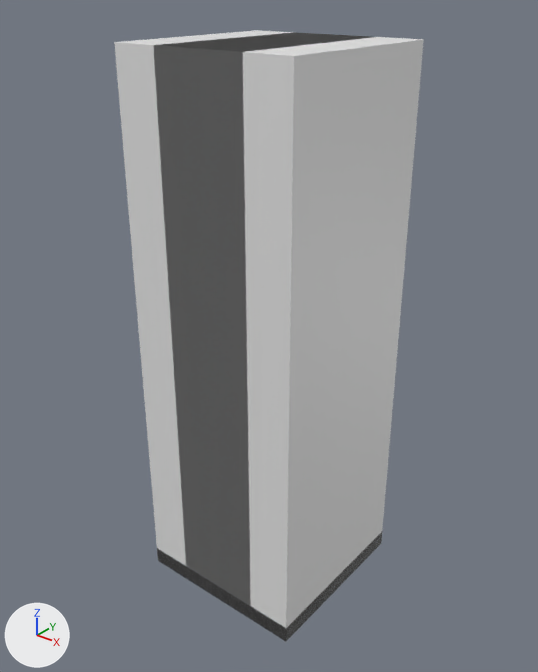
One commit to the Blender file space_colony_ship.blend: the scene before it, then after it.
Both versions are drawn from a 50 mm camera at (2.26, -2.85, 3.27) aimed at (-0.01, -0.01, 1.51). Arrows for +X, +Y and +Z are at lower left; the lights stay in place.

Names of what the first picture shows: 'door_00-col', 'floor_00-col', 'wall_00-col'.
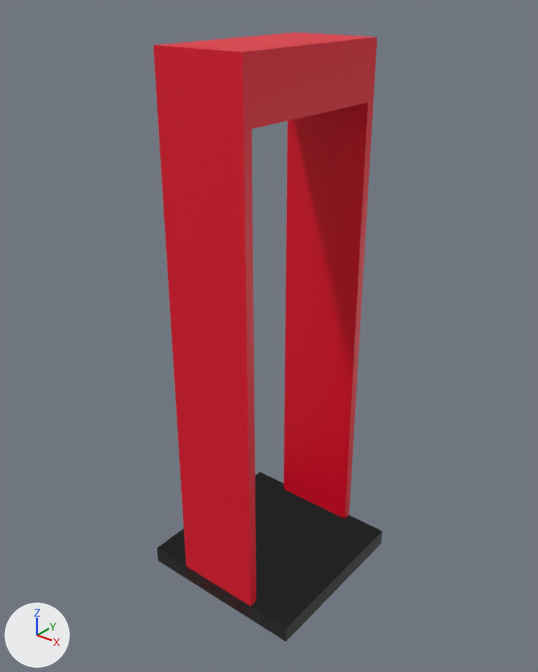
What differs and where, as boxes (x1, y1, x2, y2) in the pictures (538 x 672 px):
'wall_00-col', deleted
    before: (114, 30, 424, 640)
'door_00-col', recoloured (white to red)
    both: (153, 32, 382, 641)
'floor_00-col', unchanged, covered by the edit
    before: (157, 533, 382, 641)

What changed in the scene script:
```text
Change mat_material_002:
    mat_material_002.base_color: (0.8, 0.8, 0.8) -> (0.8, 0.0, 0.0211)  # white #e7e7e7 -> red #e70028
Remove ob_wall_00_col:
    ob_wall_00_col = bpy.data.objects.new('wall_00-col', me_cube_002)
    ob_wall_00_col.location = (0.0, 0.0, 0.0)
```
